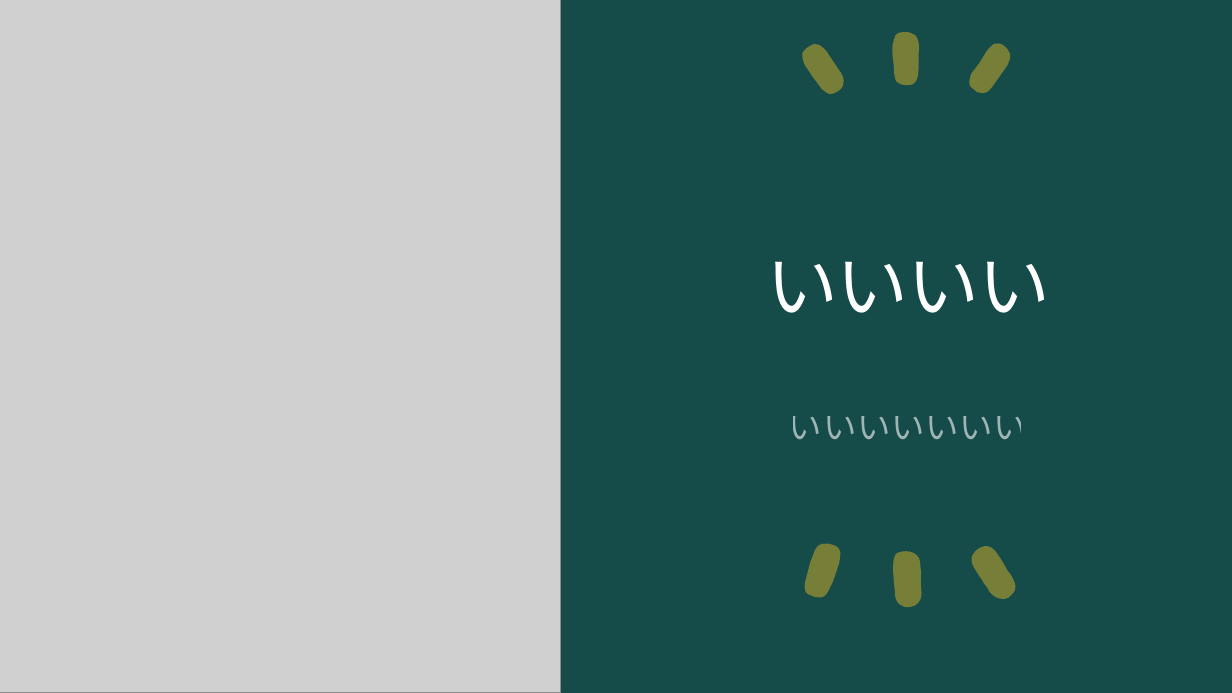
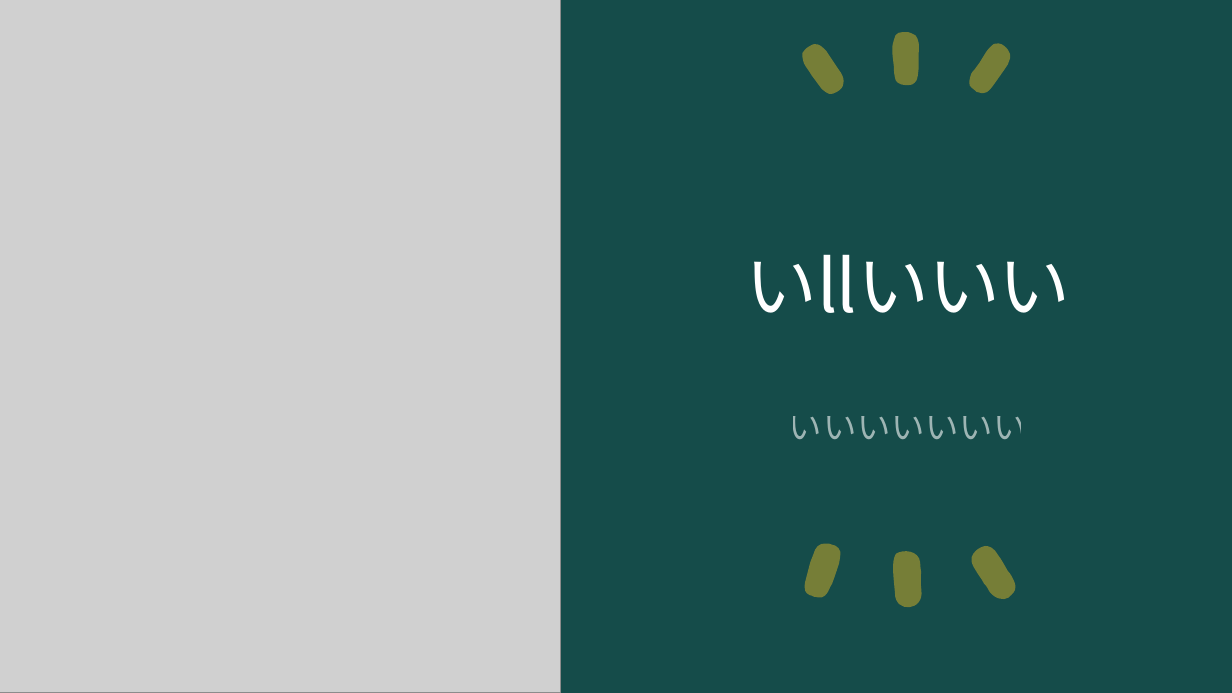
Before and after one commit to ogawa3427/utils, a slide deck: slide 1 of 2024answer/answer.pptx. Drawn at 1232x693 pixels with LibreOffice and Linux fonts; fonts in the diff are those of the drawing; grey boxes stand for pictures. Boxes give left, top, right and bottom in pixels: in the first picture for what was removed or moved away, otherwise in the second. Text is boxed around its words. In the diff, an @@ line names an element or a change of style, - is before the commit and + after.

Commit message:
ll

```diff
--- a/2024answer/answer.pptx
+++ b/2024answer/answer.pptx
@@ title at (746,254,1071,313): text changed @@
-いいいい
+いllいいい
```
